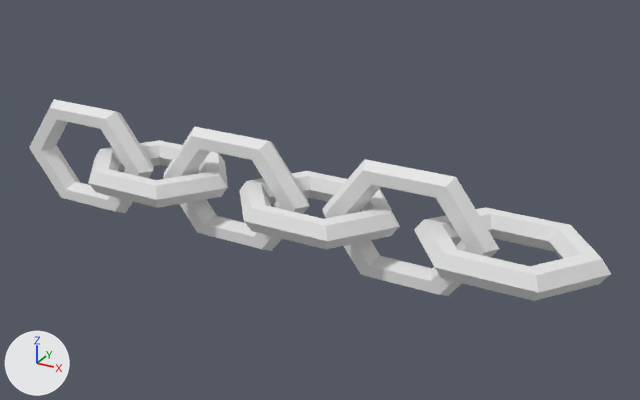
The Blender file ADD/corrente.blend as it was, and as the next commit left it.
The view is the same before and after, from a 50 mm lens placed at (10.43, -12.48, 6.4), pointed at (3.35, 0.39, -0.03). The axes (+X, +Y, +Z) are drawn at lower left. The lights are the same throughout.
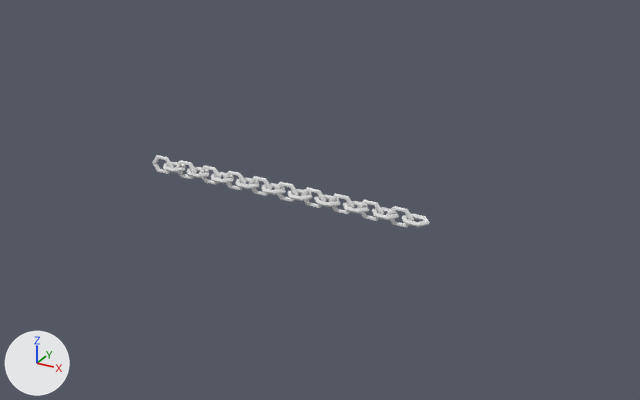
What changed in the scene script:
```text
Change me_torus:
    where me_torus.from_pydata(...)  # 72 vertices, 72 faces; spans x -3.36..1.61, y -1.08..1.08, z -1.08..1.08
    used by ob_torus; location = (0.0, 0.0, 0.0)
    me_torus part 1: the whole mesh is scaled about its middle by 0.159, then moved by (1.13, 0.0, 0.18)
Change ob_torus:
    where _m = ob_torus.modifiers.new('Array', 'ARRAY')
    _m.count: 3 -> 10
```

Pixel boxes [x1, y1, x2, y2] of what changed, in the pictures (640 x 400 px):
'Torus', mesh rescaled, modifiers changed (52% narrower, 64% shorter)
    before: [29, 99, 611, 301]
    after: [152, 155, 430, 228]
